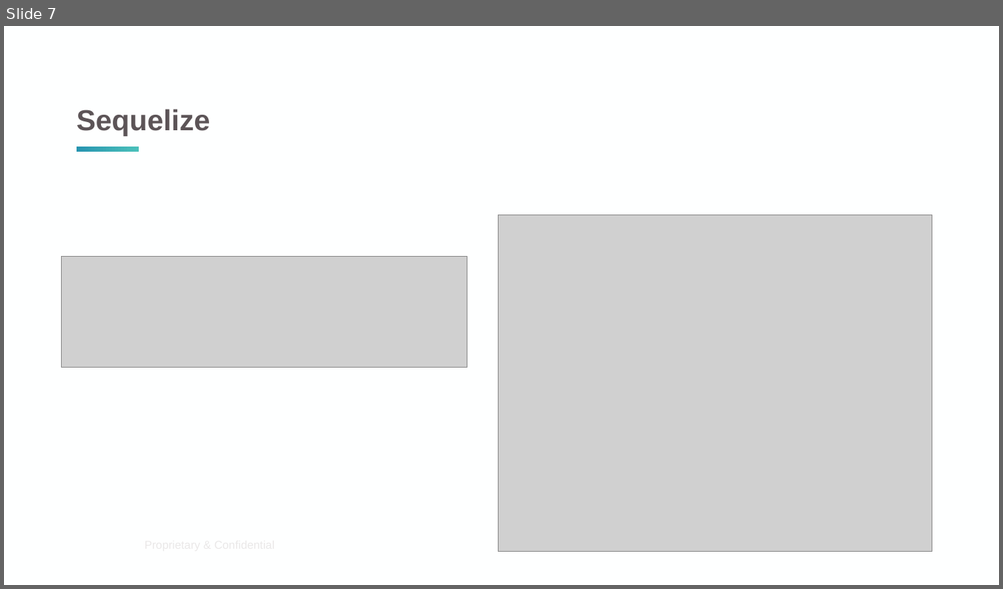
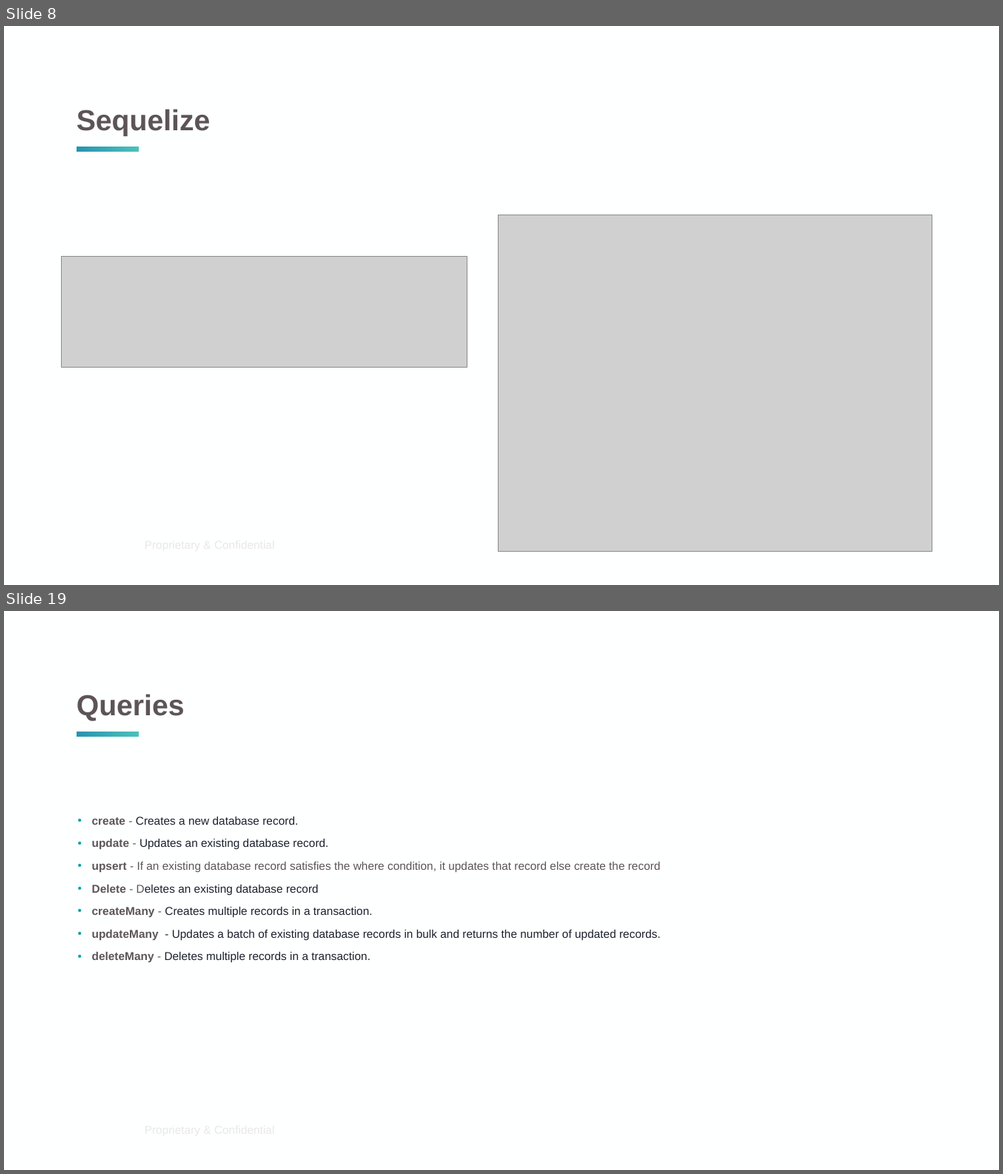
Before and after one commit to pedrompeixoto/nestjs-presentation, a slide deck: data_persistence.pptx. Shown one above the other, each under a label of ours: slide 7 before the commit, slides 8 and 19 after it; the slides between them are not shown. The pictures are 1003x589 and 1003x1174 pixels, drawn with LibreOffice and Linux fonts; fonts in the diff are those of the drawing; grey boxes stand for pictures; background and template pictures are left out. Boxes give left, top, right and bottom in pixels: in the first picture for what was removed or moved away, otherwise in the second. Text is boxed around its words. In the diff, an @@ line names an element or a change of style, - is before the commit and + after.

```diff
--- a/data_persistence.pptx
+++ b/data_persistence.pptx
@@ slide 19 added at (4,611,999,1170), background #FEFFFF; not listed: 2 template elements that a slide beside it also shows @@
@@ title added at (77,694,185,721), 28 pt, text #5C5457, bold @@
+Queries
@@ text added at (92,817,660,963), 11 pt, text #1A202C @@
+• create - Creates a new database record.
+• update - Updates an existing database record.
+• upsert - If an existing database record satisfies the where condition, it updates that record else create the record
+• Delete - Deletes an existing database record
+• createMany - Creates multiple records in a transaction.
+• updateMany - Updates a batch of existing database records in bulk and returns the number of updated records.
+• deleteMany - Deletes multiple records in a transaction.
@@ what was slide 7 is now slide 8 @@
```
Also in this commit, not shown: 14 slides changed, 12 other slides added, 2 slides removed, 13 other files.
